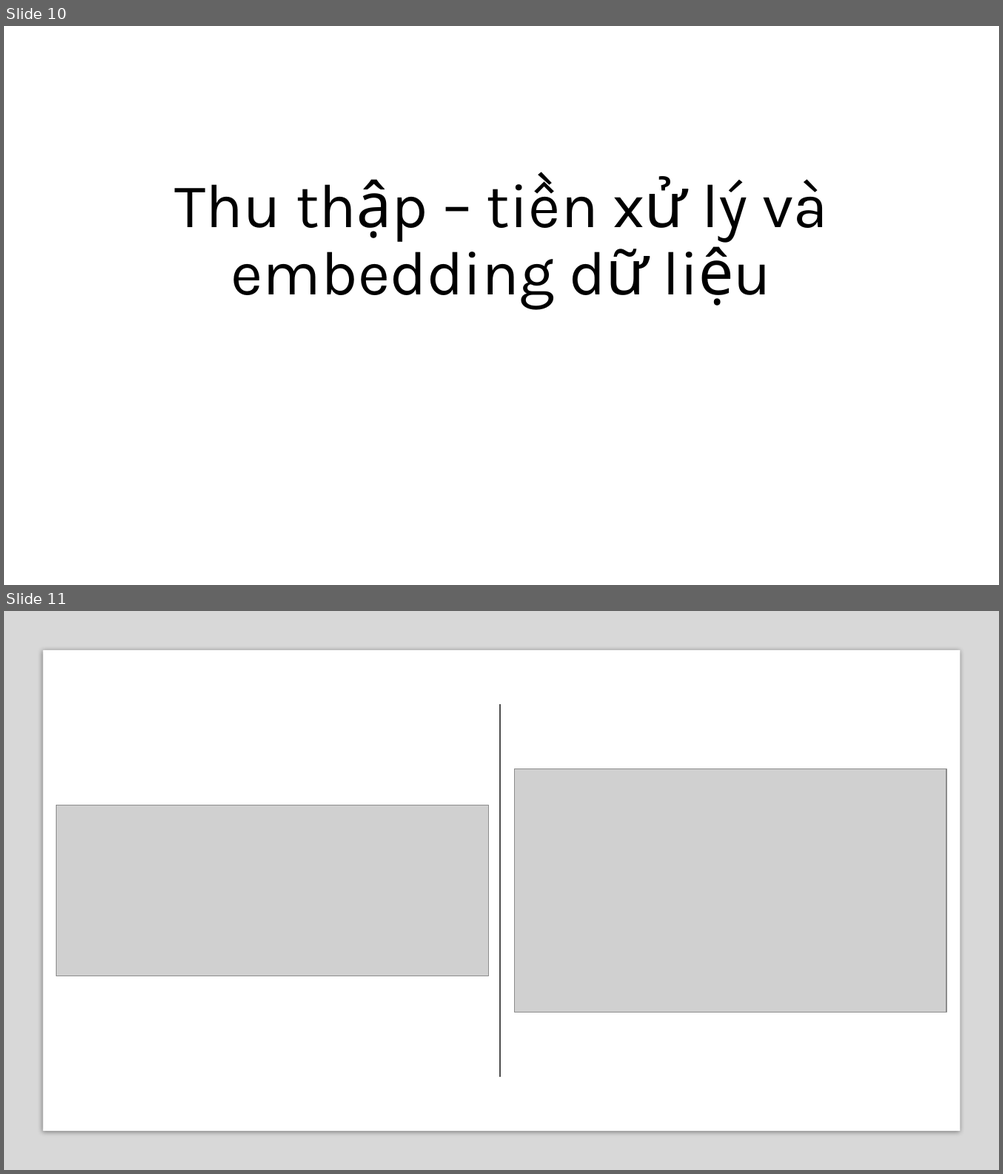
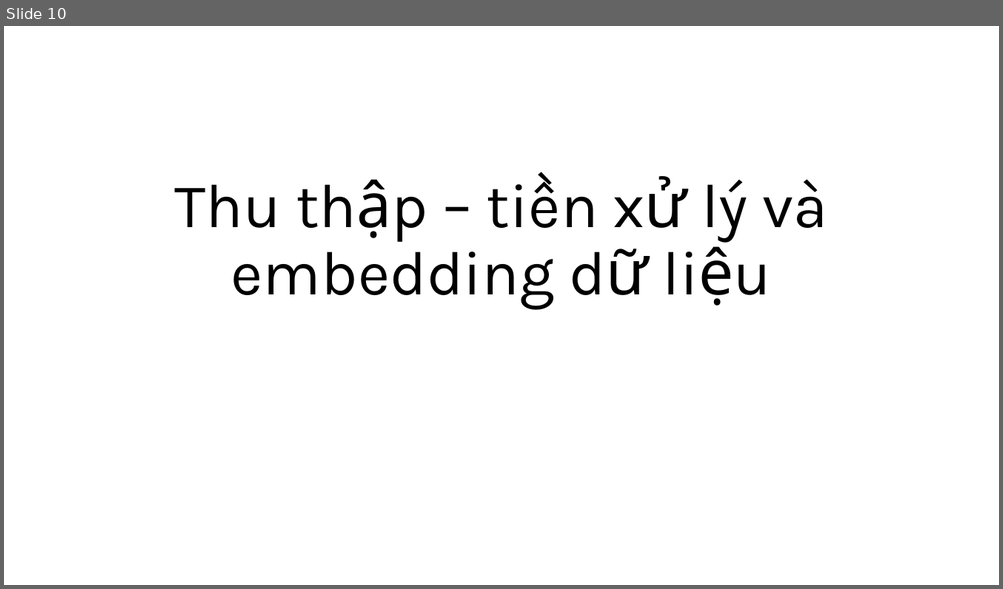
Before and after one commit to ngovanuc/Vietnamese_History_Chatbot, a slide deck: documents/slide bao cao.pptx. Shown one above the other, each under a label of ours: slides 10 and 11 before the commit, slide 10 after it. The pictures are 1003x1174 and 1003x589 pixels, drawn with LibreOffice and Linux fonts; fonts in the diff are those of the drawing; grey boxes stand for pictures. Boxes give left, top, right and bottom in pixels: in the first picture for what was removed or moved away, otherwise in the second. Text is boxed around its words. In the diff, an @@ line names an element or a change of style, - is before the commit and + after.

```diff
--- a/documents/slide bao cao.pptx
+++ b/documents/slide bao cao.pptx
@@ slide 11 removed at [4,611,999,1170], background #FFFFFF @@
@@ rectangle removed at [4,611,999,1170] @@
@@ rectangle removed at [42,650,960,1132] @@
@@ line removed from (500, 704) to (500, 1077) @@
@@ picture removed at [515,769,946,1012] @@
@@ picture removed at [57,806,488,977] @@
```
Also in this commit, not shown: 12 slides changed, 9 slides added, 7 other slides removed.
